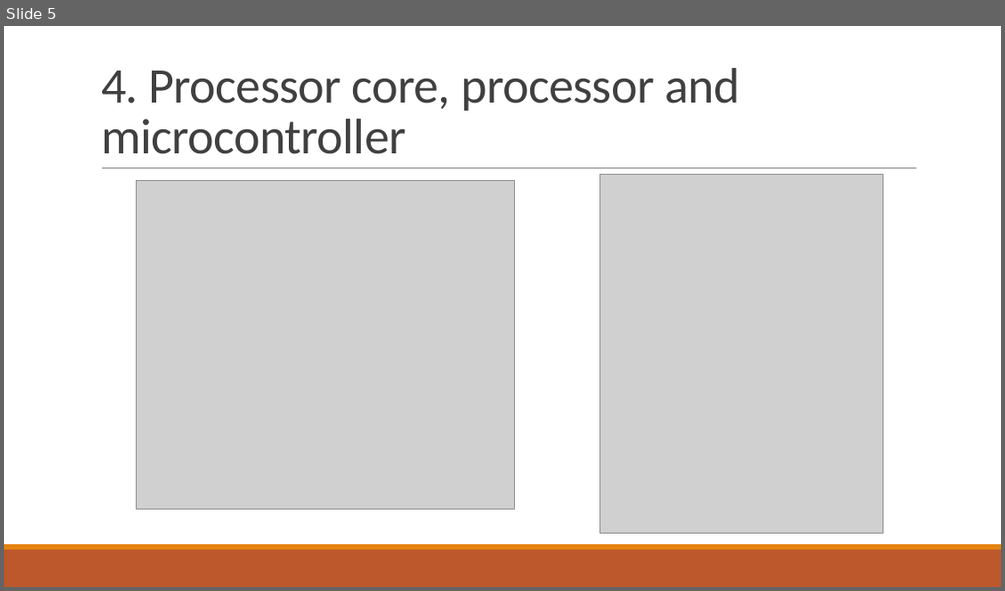
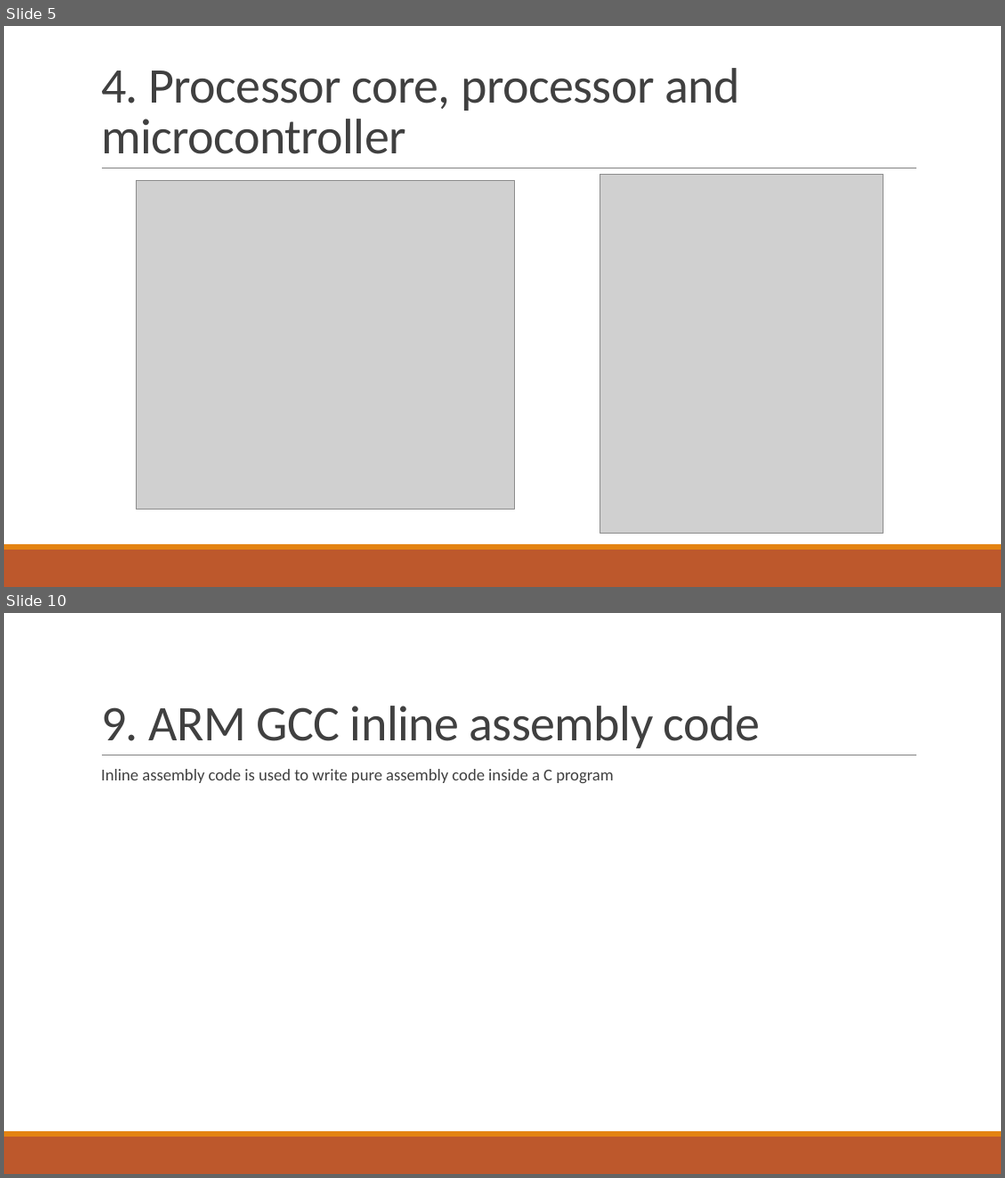
Before and after one commit to trungpowersystem/Musca-B1_bare_metal, a slide deck: Documents/Cortex M33.pptx. Shown one above the other, each under a label of ours: slide 5 before the commit, slides 5 and 10 after it; the slides between them are not shown. The pictures are 1005x591 and 1005x1178 pixels, drawn with LibreOffice and Linux fonts; fonts in the diff are those of the drawing; grey boxes stand for pictures. Boxes give left, top, right and bottom in pixels: in the first picture for what was removed or moved away, otherwise in the second. Text is boxed around its words. In the diff, an @@ line names an element or a change of style, - is before the commit and + after.

```diff
--- a/Documents/Cortex M33.pptx
+++ b/Documents/Cortex M33.pptx
@@ slide 10 added at (4,613,1001,1174), background #FFFFFF; not listed: 3 template elements that a slide beside it also shows @@
@@ title added at (101,706,760,748), 48 pt, text #404040 @@
+9. ARM GCC inline assembly code
@@ text added at (101,769,613,783), 16 pt, text #404040 @@
+  Inline assembly code is used to write pure assembly code inside a C program
```
Also in this commit, not shown: 2 slides changed, 3 other slides added, 48 other files.
